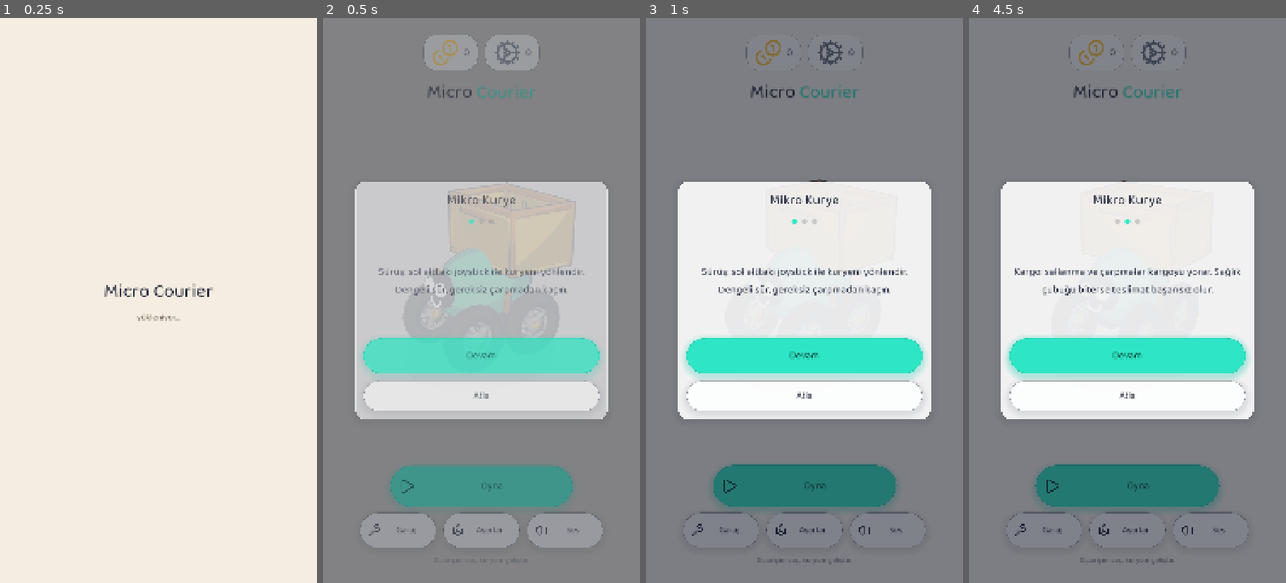
Above: before the commit, frames 1-4 (left to right).
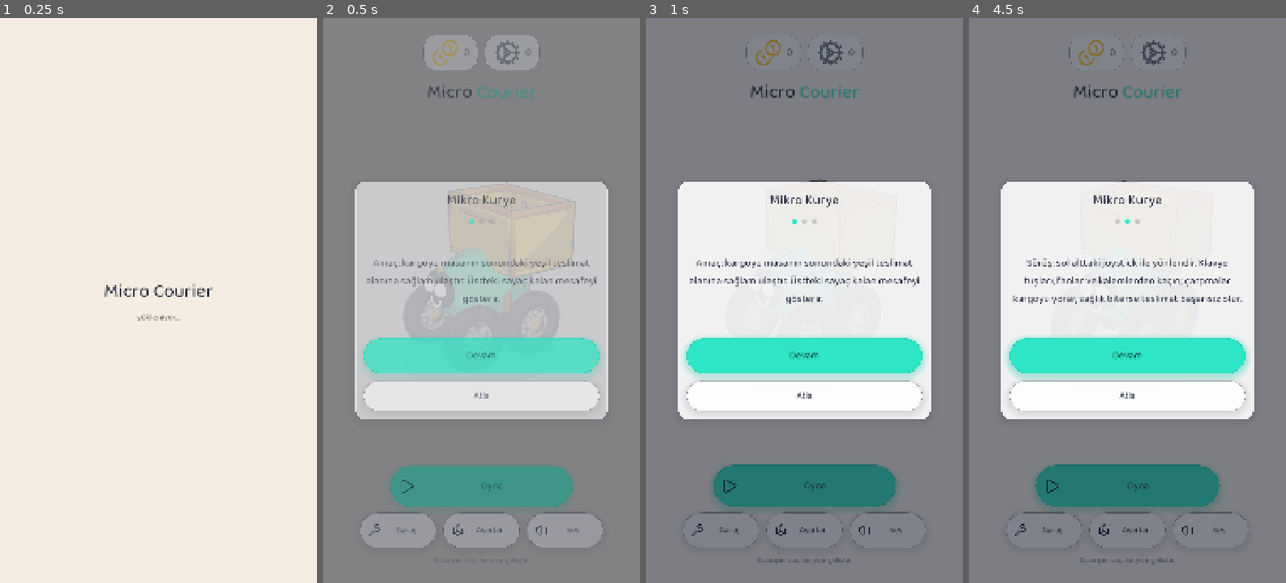
Above: after the commit, the same moments.

Repository: alperAygor/godot-games
Game: Godot game, scene res://scenes/Boot.tscn
Two runs of this game, one before a commit and one after it. Both use one fixed random seed, a clock stepped at 60 frames per second and the inputs below.
Inputs:
- Up to frame 1 (0.25 s): no input
- Up to frame 2 (0.5 s): no input
- Up to frame 3 (1 s): click "Oyna" at 0.5 s
- Up to frame 4 (4.5 s): click "Oyna" at 1.25 s; click "Garaj" at 2 s; click "Ayarlar" at 2.75 s; click "Ses" at 3.5 s; click "Devam" at 4.25 s

Frame 1 is identical in both runs. In frame 2, 1.3% of the frame differs, in the area x 13-87%, y 42-51%; in frame 3, 1.7%; in frame 4, 2.0%.

Commit message:
MikroKurye (YARIM, doğrulanmadı): çalışma kopyasında kalan kaydedilmemiş değişiklikler saklandı
Co-Authored-By: Claude Fable 5.2 <noreply@anthropic.com>

Diff:
--- a/MikroKurye/scenes/HUD.tscn
+++ b/MikroKurye/scenes/HUD.tscn
@@ -90,6 +90,50 @@
 size_flags_vertical = 4
 text = "100%"
 horizontal_alignment = 2
+
+[node name="GoalHap" type="PanelContainer" parent="Root/TopHaps"]
+theme_type_variation = &"ChipPanel"
+layout_mode = 2
+size_flags_horizontal = 0
+
+[node name="Row" type="HBoxContainer" parent="Root/TopHaps/GoalHap"]
+layout_mode = 2
+theme_override_constants/separation = 16
+
+[node name="GoalIcon" type="TextureRect" parent="Root/TopHaps/GoalHap/Row"]
+unique_name_in_owner = true
+custom_minimum_size = Vector2(44, 44)
+layout_mode = 2
+size_flags_vertical = 4
+stretch_mode = 5
+
+[node name="GoalLabel" type="Label" parent="Root/TopHaps/GoalHap/Row"]
+unique_name_in_owner = true
+layout_mode = 2
+size_flags_vertical = 4
+text = "Teslimata 72 m"
+
+[node name="ObjectiveBanner" type="PanelContainer" parent="Root"]
+unique_name_in_owner = true
+theme_type_variation = &"ChipPanel"
+layout_mode = 1
+anchors_preset = 5
+anchor_left = 0.5
+anchor_right = 0.5
+offset_left = -420.0
+offset_top = 420.0
+offset_right = 420.0
+offset_bottom = 560.0
+grow_horizontal = 2
+mouse_filter = 2
+
+[node name="Text" type="Label" parent="Root/ObjectiveBanner"]
+unique_name_in_owner = true
+layout_mode = 2
+horizontal_alignment = 1
+vertical_alignment = 1
+autowrap_mode = 3
+text = "Kargoyu teslimat alanına götür!"
 
 [node name="RechargeButton" type="Button" parent="Root"]
 unique_name_in_owner = true
--- a/MikroKurye/scenes/levels/desk_01.tscn
+++ b/MikroKurye/scenes/levels/desk_01.tscn
@@ -183,6 +183,16 @@
 radial_segments = 4
 rings = 2
 
+[sub_resource type="ShaderMaterial" id="BeaconMat"]
+shader = ExtResource("beam_shader")
+shader_parameter/beam_color = Color(0.3, 1, 0.62, 0.9)
+shader_parameter/edge_fade = 0.7
+shader_parameter/top_brightness = 1.0
+
+[sub_resource type="QuadMesh" id="BeaconMesh"]
+material = SubResource("BeaconMat")
+size = Vector2(3.4, 14)
+
 [node name="Desk01" type="Node3D"]
 script = ExtResource("level")
 level_id = "desk_01"
@@ -261,6 +271,14 @@
 [node name="Pad" type="MeshInstance3D" parent="DeliveryZone"]
 position = Vector3(0, -0.99, 0)
 mesh = SubResource("PadMesh")
+
+[node name="BeaconA" type="MeshInstance3D" parent="DeliveryZone"]
+transform = Transform3D(1, 0, 0, 0, -1, 0, 0, 0, 1, 0, 7, 0)
+mesh = SubResource("BeaconMesh")
+
+[node name="BeaconB" type="MeshInstance3D" parent="DeliveryZone"]
+transform = Transform3D(0, 0, 1, 0, -1, 0, 1, 0, 0, 0, 7, 0)
+mesh = SubResource("BeaconMesh")
 
 [node name="RulerRamp" type="StaticBody3D" parent="."]
 position = Vector3(3.2, 0.57, -12)
--- a/MikroKurye/scripts/gameplay/game_controller.gd
+++ b/MikroKurye/scripts/gameplay/game_controller.gd
@@ -533,11 +533,20 @@
 	_cargo.reset_sway()
 
 
+## Robottan teslimat alanına yatay (XZ) uzaklık; HUD'daki "Teslimata N m" sayacı için.
+func _goal_distance() -> float:
+	if _robot == null or _delivery_zone == null:
+		return 0.0
+	var offset: Vector3 = _delivery_zone.global_position - _robot.global_position
+	return Vector2(offset.x, offset.z).length()
+
+
 func _refresh_hud() -> void:
 	if _hud == null or _health == null or _battery == null:
 		return
 	_hud.set_cargo_health(_health.integrity() * PERCENT_SCALE)
 	_hud.set_battery(_battery.level() * PERCENT_SCALE)
+	_hud.set_goal_distance(_goal_distance())
 	_update_recharge_availability()
 	_hud.set_ad_pending(_revive_pending or _recharge_pending)
 	_hud.set_revive_offered(_revive_offered)
--- a/MikroKurye/scripts/ui/hud.gd
+++ b/MikroKurye/scripts/ui/hud.gd
@@ -12,6 +12,9 @@
 const MIN_PERCENT: float = 0.0
 const MAX_PERCENT: float = 100.0
 const LOW_BATTERY: float = 30.0
+## Hedef bandı: oyun başında kısa süre görünür, sonra yumuşakça kaybolur.
+const OBJECTIVE_HOLD_SECONDS: float = 4.5
+const OBJECTIVE_FADE_SECONDS: float = 0.6
 ## Kalp ikonu hasar anında 1.25'e büyür, kısa sürede geri oturur (kırmızı flaş).
 const HEART_HIT_SCALE: float = 1.25
 const HEART_HIT_SECONDS: float = 0.24
@@ -29,6 +32,10 @@
 @onready var _battery_bar: ProgressBar = %BatteryBar
 @onready var _cargo_percent: Label = %CargoPercent
 @onready var _battery_percent: Label = %BatteryPercent
+@onready var _goal_icon: TextureRect = %GoalIcon
+@onready var _goal_label: Label = %GoalLabel
+@onready var _objective_banner: Control = %ObjectiveBanner
+@onready var _objective_text: Label = %Text
 @onready var _cargo_icon: TextureRect = %CargoIcon
 @onready var _battery_icon: TextureRect = %BatteryIcon
 @onready var _battery_hap: Control = %BatteryHap
@@ -65,6 +72,10 @@
 	_cargo_bar.add_child(_cargo_smooth)
 	_battery_bar.add_child(_battery_smooth)
 	# İkonlar tek ailede; renk `modulate` ile verilir.
+	_goal_icon.texture = Icons.texture("lucide/house")
+	_goal_icon.modulate = UiTheme.color("primary")
+	_objective_text.text = UiStrings.OBJECTIVE
+	_show_objective()
 	_cargo_icon.texture = Icons.texture("lucide/heart")
 	_battery_icon.texture = Icons.texture("lucide/zap")
 	_battery_icon.modulate = UiTheme.color("secondary")
@@ -100,6 +111,20 @@
 		_battery_smooth.value = lerpf(_battery_smooth.value, _battery_bar.value, weight)
 
 
+## Hedefe kalan mesafe (metre); GameController her fizik karesinde iter.
+func set_goal_distance(meters: float) -> void:
+	_goal_label.text = UiStrings.GOAL_FORMAT % int(ceilf(maxf(meters, 0.0)))
+
+
+func _show_objective() -> void:
+	_objective_banner.visible = true
+	_objective_banner.modulate.a = 1.0
+	var tween: Tween = _objective_banner.create_tween()
+	tween.tween_interval(OBJECTIVE_HOLD_SECONDS)
+	tween.tween_property(_objective_banner, "modulate:a", 0.0, OBJECTIVE_FADE_SECONDS)
+	tween.tween_callback(_objective_banner.hide)
+
+
 func set_cargo_health(percent: float) -> void:
 	var clamped: float = clampf(percent, MIN_PERCENT, MAX_PERCENT)
 	_cargo_bar.value = clamped
--- a/MikroKurye/scripts/ui/strings.gd
+++ b/MikroKurye/scripts/ui/strings.gd
@@ -19,10 +19,13 @@
 const TUTORIAL_START: String = "Başla"
 const TUTORIAL_SKIP: String = "Atla"
 ## İlk açılış rehberi: kısa, dikey ekranda tek bakışta okunur üç sayfa.
+const OBJECTIVE: String = "Kargoyu masanın sonundaki yeşil teslimat alanına götür!"
+const GOAL_FORMAT: String = "Teslimata %d m"
+
 const TUTORIAL_PAGES: Array[String] = [
-	"Sürüş: sol alttaki joystick ile kuryeni yönlendir. Dengeli sür, gereksiz çarpmadan kaçın.",
-	"Kargo: sallanma ve çarpmalar kargoyu yorar. Sağlık çubuğu biterse teslimat başarısız olur.",
-	"Garaj: altın ve hurdayla şasi, tekerlek, batarya ve şok jeli yükselt. Kazandıkça ilerle.",
+	"Amaç: kargoyu masanın sonundaki yeşil teslimat alanına sağlam ulaştır. Üstteki sayaç kalan mesafeyi gösterir.",
+	"Sürüş: sol alttaki joystick ile yönlendir. Klavye tuşları, fanlar ve kalemlerden kaçın; çarpmalar kargoyu yorar, sağlık biterse teslimat başarısız olur.",
+	"Garaj: teslimatlardan kazandığın altın ve hurdayla robotunu yükselt, daha değerli kargolar taşı.",
 ]
 const ORDER_TITLE: String = "Sipariş Seç"
 const ORDER_HINT: String = "Taşımak istediğin kargoyu seç."
